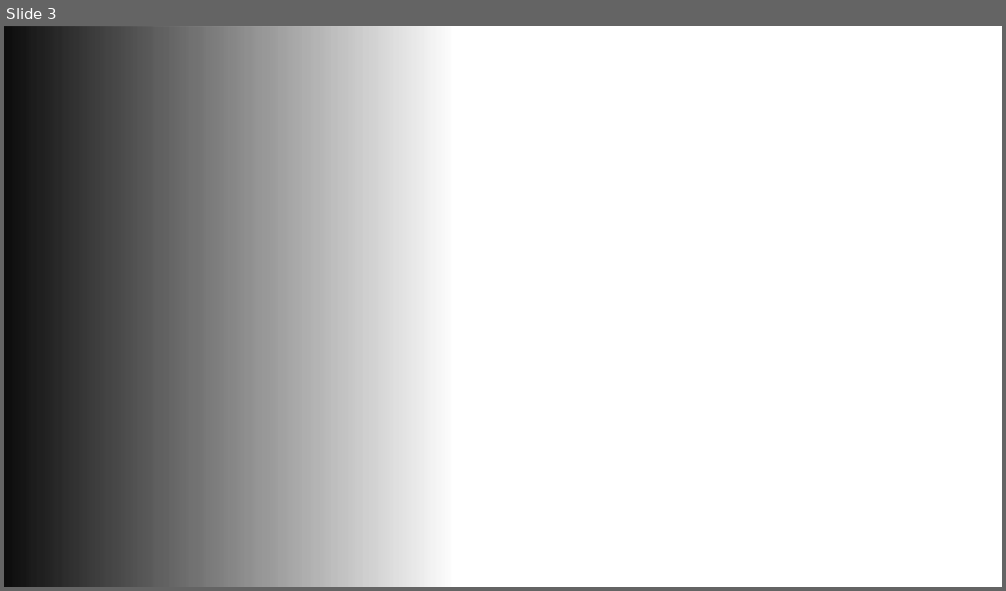
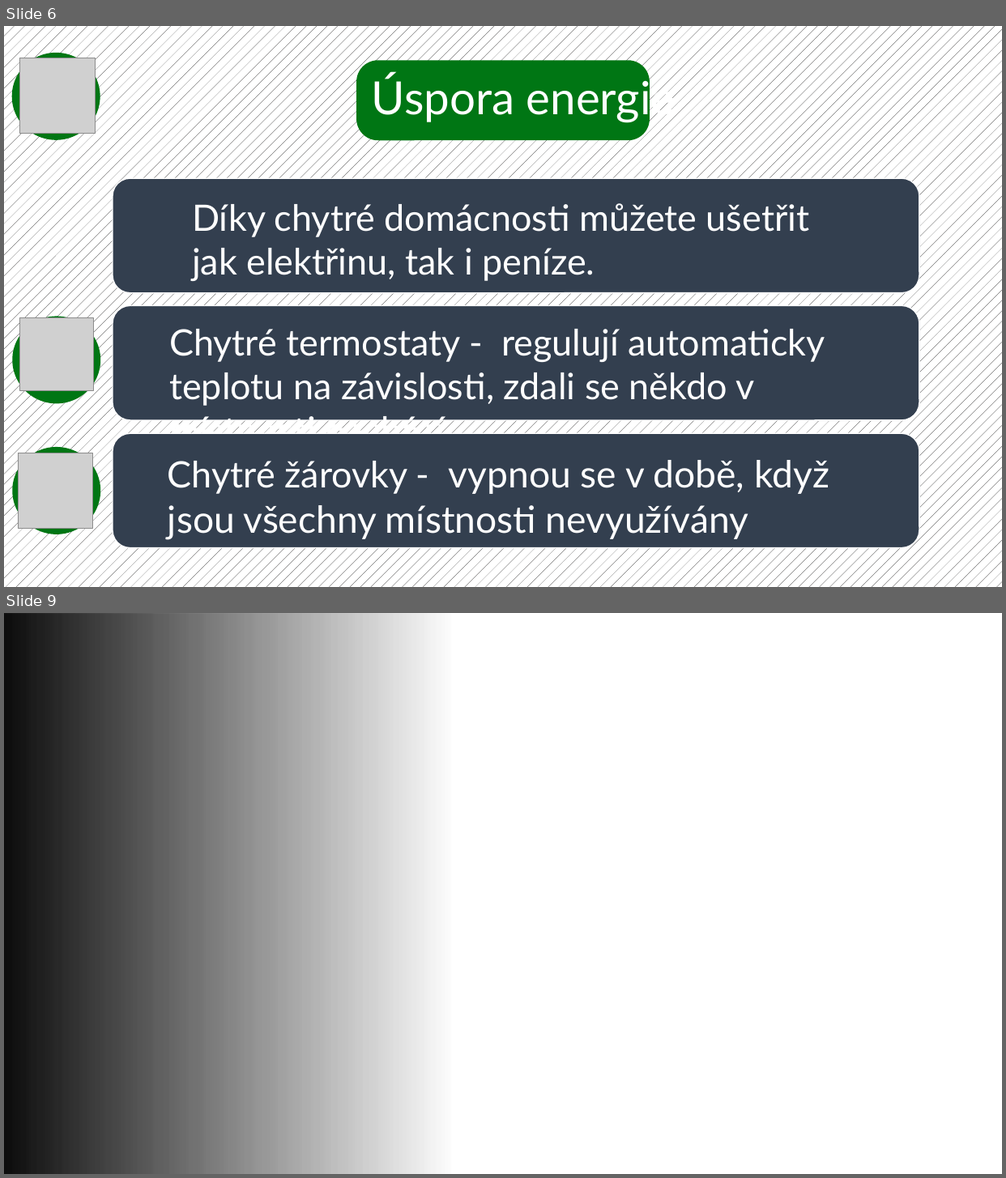
Before and after one commit to Lpavek/chytradomacnost, a slide deck: Chytrá domácnost prezentace.pptx. Shown one above the other, each under a label of ours: slide 3 before the commit, slides 6 and 9 after it; the slides between them are not shown. The pictures are 1006x591 and 1006x1178 pixels, drawn with LibreOffice and Linux fonts; fonts in the diff are those of the drawing; grey boxes stand for pictures; background and template pictures are left out. Boxes give left, top, right and bottom in pixels: in the first picture for what was removed or moved away, otherwise in the second. Text is boxed around its words. In the diff, an @@ line names an element or a change of style, - is before the commit and + after.

```diff
--- a/Chytrá domácnost prezentace.pptx
+++ b/Chytrá domácnost prezentace.pptx
@@ slide 6 added at [4, 26, 1002, 587], background pattern #181717 on #FFFFFF @@
@@ ellipse added at [12, 53, 100, 140], fill #007614 @@
@@ picture added at [19, 58, 95, 133] @@
@@ rounded rectangle added at [356, 61, 650, 140], fill #007614 @@
@@ text added at [372, 75, 675, 123], 44 pt, text #FFFFFF @@
+Úspora energie
@@ rounded rectangle added at [113, 179, 919, 293], fill #333F50, outline #FFFFFF 1 pt @@
@@ text added at [192, 203, 809, 281], 35 pt, text #FFFFFF @@
+Díky chytré domácnosti můžete ušetřit jak elektřinu, tak i peníze.
@@ ellipse added at [12, 317, 100, 404], fill #007614 @@
@@ rounded rectangle added at [113, 306, 919, 420], fill #333F50, outline #FFFFFF 1 pt @@
@@ picture added at [19, 318, 93, 391] @@
@@ text added at [169, 329, 825, 434], 35 pt, text #FFFFFF @@
+Chytré termostaty - regulují automaticky teplotu na závislosti, zdali se někdo v místnosti nachází
@@ rounded rectangle added at [113, 434, 919, 548], fill #333F50, outline #FFFFFF 1 pt @@
@@ ellipse added at [12, 447, 100, 535], fill #007614 @@
@@ picture added at [19, 454, 93, 528] @@
@@ text added at [168, 460, 829, 540], 36 pt, text #FFFFFF @@
+Chytré žárovky - vypnou se v době, když jsou všechny místnosti nevyužívány
@@ what was slide 3 is now slide 9 @@
```
Also in this commit, not shown: 7 other slides added, 1 slide removed.
